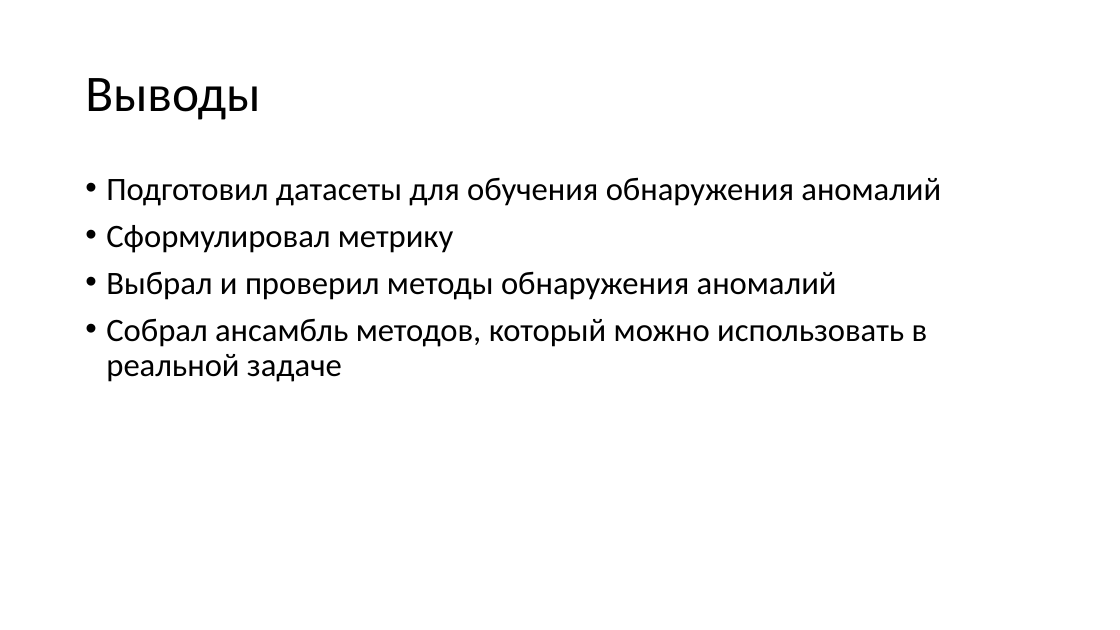
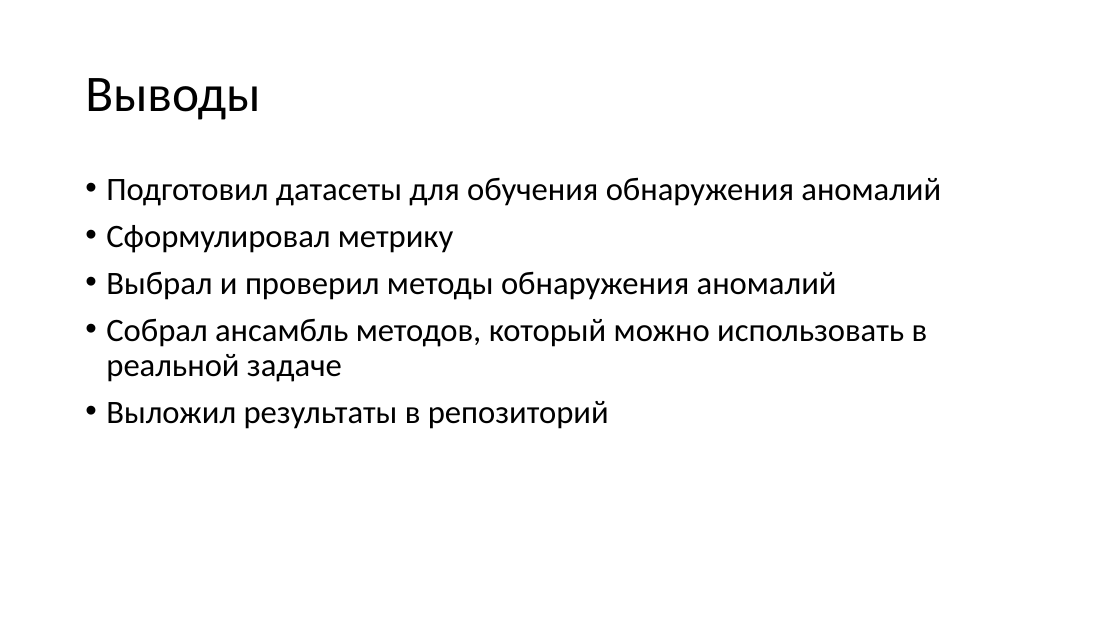
Before and after one commit to sau114/skillfactory_rds, a slide deck: slide 25 of module_final/story.pptx. Drawn at 1120x630 pixels with LibreOffice and Linux fonts; fonts in the diff are those of the drawing. Boxes give left, top, right and bottom in pixels: in the first picture for what was removed or moved away, otherwise in the second. Text is boxed around its words. In the diff, an @@ line names an element or a change of style, - is before the commit and + after.

```diff
--- a/module_final/story.pptx
+++ b/module_final/story.pptx
@@ text at bbox=[106, 401, 609, 429]: paragraph added @@
+• Выложил результаты в репозиторий
```
Also in this commit, not shown: 5 other slides changed, 1 other file.
